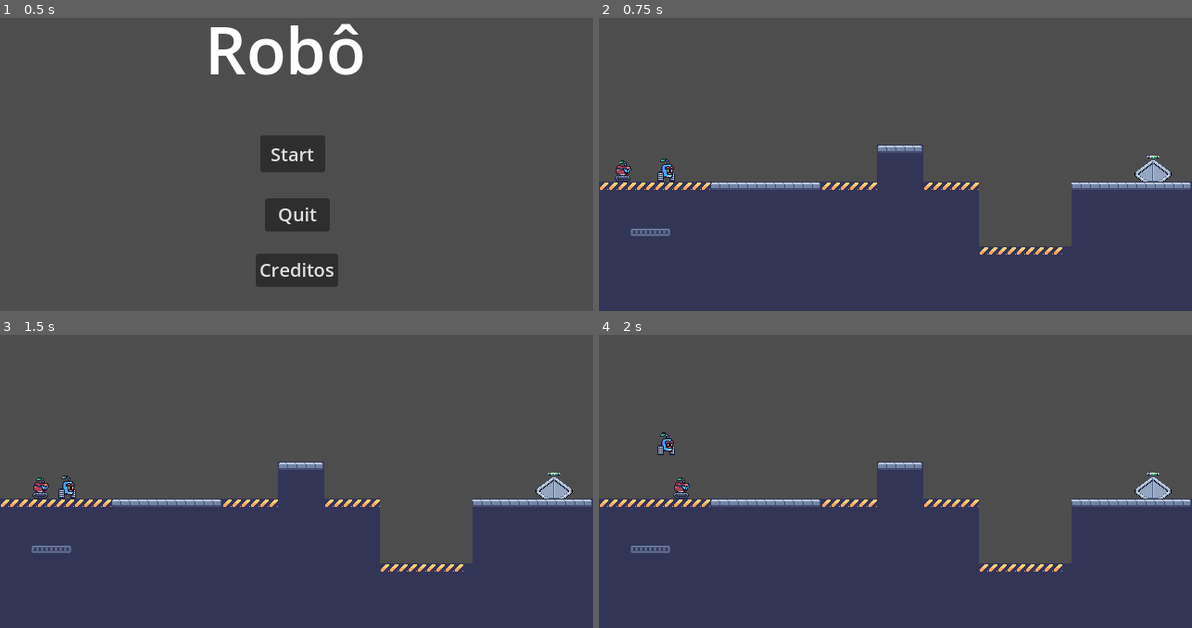
Above: before the commit, frames 1-4 (two rows, left to right).
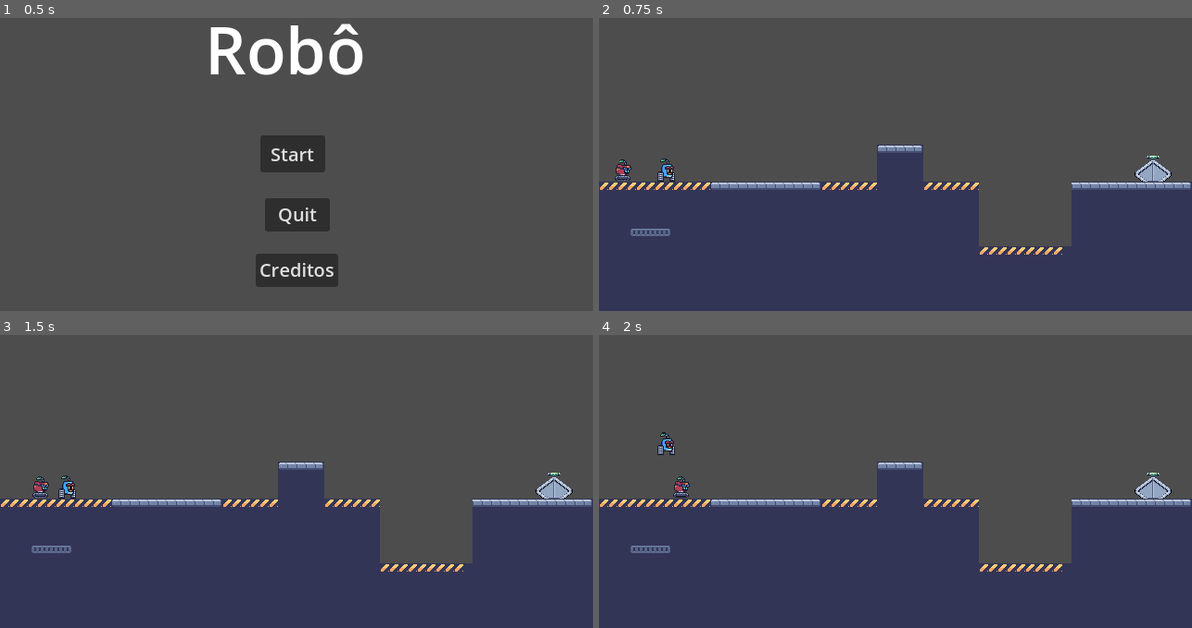
Above: after the commit, the same moments.

Repository: gdp-ufrj/Nut-Bolt
Game: Godot game, scene res://Cenas/UI/menu.tscn
The game is run twice, just before and just after one commit, with the same random seed, the same clock (stepped at 60 frames per second) and the same inputs.
Inputs:
- Up to frame 1 (0.5 s): no input
- Up to frame 2 (0.75 s): click "Start" at 0.5 s
- Up to frame 3 (1.5 s): tap Enter at 1.25 s; hold D (ui_right_WASD) from 1.28 s (still down); tap E (interagir) at 1.35 s
- Up to frame 4 (2 s): keep holding D (ui_right_WASD); tap Up (ui_up) at 1.52, 1.55, 1.82 s

Frame 1 is identical in both runs. In frame 2, less than 0.1% of the frame differs, in the area x 2-6%, y 48-56%; in frame 3, less than 0.1%; in frame 4, less than 0.1%, in the area x 12-16%, y 48-56%.

Commit message:
sons gruda

Diff:
--- a/plataform-2d-godot/Cenas/Entes/player_2.tscn
+++ b/plataform-2d-godot/Cenas/Entes/player_2.tscn
@@ -1,11 +1,14 @@
-[gd_scene load_steps=7 format=3 uid="uid://cj3qbb7deufpm"]
+[gd_scene load_steps=10 format=3 uid="uid://cj3qbb7deufpm"]
 
 [ext_resource type="Script" uid="uid://dlj1o3gjokaje" path="res://Scripts/Entes/player_2.gd" id="1_45ong"]
 [ext_resource type="Texture2D" uid="uid://dfd8h7jlajwpf" path="res://Sprites/Quadradofinal.png" id="2_63q1r"]
 [ext_resource type="AudioStream" uid="uid://bgfu62semaerl" path="res://Audio/placeholder/Low_Connection_Warning.mp3" id="3_2trpg"]
+[ext_resource type="AudioStream" uid="uid://bynnu7cuqxlfx" path="res://Audio/Gruda/sfx_roda_robo_1_loop_demo.mp3" id="4_5iqsw"]
+[ext_resource type="AudioStream" uid="uid://bk00qda42equ0" path="res://Audio/Gruda/sfx_desacoplar_robo_1_demo.mp3" id="4_l2cw4"]
+[ext_resource type="AudioStream" uid="uid://bw610yrfev0tw" path="res://Audio/Gruda/sfx_pouso_robo_1_demo.mp3" id="5_80kl4"]
 
-[sub_resource type="RectangleShape2D" id="RectangleShape2D_63q1r"]
-size = Vector2(18, 23)
+[sub_resource type="CircleShape2D" id="CircleShape2D_2trpg"]
+radius = 12.0
 
 [sub_resource type="RectangleShape2D" id="RectangleShape2D_45ong"]
 size = Vector2(43, 38)
@@ -26,7 +29,7 @@
 
 [node name="CollisionShape2D" type="CollisionShape2D" parent="."]
 visibility_layer = 2
-shape = SubResource("RectangleShape2D_63q1r")
+shape = SubResource("CircleShape2D_2trpg")
 
 [node name="AREA PARA MOVE" type="Area2D" parent="."]
 metadata/_edit_lock_ = true
@@ -54,6 +57,17 @@
 [node name="aviso_conexao" type="AudioStreamPlayer" parent="."]
 stream = ExtResource("3_2trpg")
 
+[node name="audio_desacoplar" type="AudioStreamPlayer" parent="."]
+stream = ExtResource("4_l2cw4")
+
+[node name="audio_pouso" type="AudioStreamPlayer" parent="."]
+stream = ExtResource("5_80kl4")
+
+[node name="audio_andar" type="AudioStreamPlayer" parent="."]
+stream = ExtResource("4_5iqsw")
+volume_db = -10.0
+parameters/looping = true
+
 [connection signal="body_entered" from="AREA PARA MOVE" to="." method="_on_area_2d_body_entered"]
 [connection signal="body_exited" from="AREA PARA MOVE" to="." method="_on_area_2d_body_exited"]
 [connection signal="area_entered" from="zona_conexao_2" to="." method="_on_zona_conexao_2_area_entered"]
--- a/plataform-2d-godot/Cenas/Niveis/tutorial_3.tscn
+++ b/plataform-2d-godot/Cenas/Niveis/tutorial_3.tscn
@@ -50,29 +50,11 @@
 sources/0 = SubResource("TileSetAtlasSource_tsd38")
 
 [sub_resource type="RectangleShape2D" id="RectangleShape2D_qhx57"]
-size = Vector2(100, 90)
 size = Vector2(100, 140)
-
-[sub_resource type="RectangleShape2D" id="RectangleShape2D_h5va6"]
-size = Vector2(90, 142)
-
-[sub_resource type="RectangleShape2D" id="RectangleShape2D_tsd38"]
-size = Vector2(188, 59)
-
-[sub_resource type="RectangleShape2D" id="RectangleShape2D_tu5f7"]
-size = Vector2(111, 100)
 
 [sub_resource type="RectangleShape2D" id="RectangleShape2D_h5va6"]
 size = Vector2(70, 30)
 
-[sub_resource type="RectangleShape2D" id="RectangleShape2D_v5wfe"]
-size = Vector2(190, 60)
-
-[sub_resource type="RectangleShape2D" id="RectangleShape2D_8urag"]
-size = Vector2(110, 100)
-
-[sub_resource type="RectangleShape2D" id="RectangleShape2D_drhsi"]
-size = Vector2(40, 160)
 [sub_resource type="RectangleShape2D" id="RectangleShape2D_1tugt"]
 size = Vector2(49, 161)
 
@@ -115,25 +97,14 @@
 position = Vector2(25, -25)
 shape = SubResource("RectangleShape2D_h5va6")
 
-[node name="Parte de cima" type="StaticBody2D" parent="Chão/Chao"]
-position = Vector2(515, 73)
-collision_layer = 3
-collision_mask = 3
-metadata/_edit_group_ = true
-
-[node name="CollisionShape2D" type="CollisionShape2D" parent="Chão/Chao/Parte de cima"]
-position = Vector2(-10, -2.5)
-shape = SubResource("RectangleShape2D_tsd38")
-
-[node name="Parte de cima morrinho" type="StaticBody2D" parent="Chão/Chao"]
+[node name="Parte de cima morrinho" type="StaticBody2D" parent="Chão/Chao" groups=["limites"]]
 position = Vector2(354, 43)
 collision_layer = 3
 collision_mask = 3
 metadata/_edit_group_ = true
 
-[node name="CollisionShape2D" type="CollisionShape2D" parent="Chão/Chao/Parte de cima morrinho"]
-position = Vector2(0.5, 8)
-shape = SubResource("RectangleShape2D_tu5f7")
+[node name="CollisionPolygon2D" type="CollisionPolygon2D" parent="Chão/Chao/Parte de cima morrinho" groups=["limites"]]
+polygon = PackedVector2Array(-54, -43, 56, -43, 56, -3, 246, -3, 246, 57, -54, 57)
 
 [node name="Parede de cima" type="StaticBody2D" parent="Chão/Chao"]
 position = Vector2(625, 4)
@@ -142,8 +113,6 @@
 metadata/_edit_group_ = true
 
 [node name="CollisionShape2D" type="CollisionShape2D" parent="Chão/Chao/Parede de cima"]
-position = Vector2(-5, 16)
-shape = SubResource("RectangleShape2D_drhsi")
 position = Vector2(-0.5, 15.5)
 shape = SubResource("RectangleShape2D_1tugt")
 
@@ -160,7 +129,6 @@
 position = Vector2(560, 40)
 
 [node name="player_2_spawn" type="Marker2D" parent="."]
-position = Vector2(560, 90)
 position = Vector2(562, 78)
 
 [node name="player_1_spawn" type="Marker2D" parent="."]
--- a/plataform-2d-godot/Scripts/Entes/player_2.gd
+++ b/plataform-2d-godot/Scripts/Entes/player_2.gd
@@ -8,10 +8,18 @@
 var colidiu_com_limites = false
 var pode_grudar = true
 var gravity = ProjectSettings.get_setting("physics/2d/default_gravity")
+var desacoplou = false
 
 #region physics process
 func _physics_process(delta: float) -> void:
 	var direction = Input.get_axis("ui_left_WASD", "ui_right_WASD")
+
+	# SOM DE ANDAR
+	if Input.is_action_pressed("ui_left_WASD") or Input.is_action_pressed("ui_right_WASD") or Input.is_action_pressed("ui_up_WASD") and is_on_floor():
+		if not $audio_andar.is_playing():
+			$audio_andar.play()
+	else:
+		$audio_andar.stop()
 
 	if not is_on_floor():
 		velocity.y += gravity * delta
@@ -47,6 +55,9 @@
 
 	if colidiu_com_limites and is_on_floor():
 		pode_grudar = true
+		if desacoplou:
+			$audio_pouso.play()
+			desacoplou = false
 
 	if direction:
 		velocity.x = direction * SPEED
@@ -67,6 +78,8 @@
 	if body.is_in_group('limites'):
 		colidiu_com_limites = false
 		pode_grudar = false
+		$audio_desacoplar.play()
+		desacoplou = true
 		gravity = ProjectSettings.get_setting("physics/2d/default_gravity")
 
 #func _on_Timer_grude_timeout():
--- a/plataform-2d-godot/Scripts/Niveis/tutorial_2.gd
+++ b/plataform-2d-godot/Scripts/Niveis/tutorial_2.gd
@@ -7,7 +7,6 @@
 
 func _process(_delta: float) -> void:
 	if pode_interagir and Input.is_action_just_pressed("interagir"):
-		print("interagiu")
 		$plataforma/AnimationPlayer.play("move")
 		$Botao/Label.visible = false
 		botao_foi_ativado = true
--- a/plataform-2d-godot/project.godot
+++ b/plataform-2d-godot/project.godot
@@ -30,6 +30,10 @@
 "res://Scripts/": "yellow",
 "res://Sprites/": "purple"
 }
+
+[global_group]
+
+limites=""
 
 [input]
 
Not shown, added: plataform-2d-godot/Audio/Gruda/sfx_desacoplar_robo_1_demo.mp3.import
Not shown, added: plataform-2d-godot/Audio/Gruda/sfx_pouso_robo_1_demo.mp3.import
Not shown, added: plataform-2d-godot/Audio/Gruda/sfx_roda_robo_1_loop_demo.mp3.import
Not shown, added: plataform-2d-godot/Audio/placeholder/sfx_roda_robo_1_loop_demo (1) (mp3cut.net) (2).mp3.import
Not shown: 2 places in plataform-2d-godot/Cenas/Niveis/tutorial_3.tscn that only renumber resources
Not shown, added: plataform-2d-godot/Audio/Gruda/sfx_desacoplar_robo_1_demo.mp3
Not shown, added: plataform-2d-godot/Audio/Gruda/sfx_pouso_robo_1_demo.mp3
Not shown, added: plataform-2d-godot/Audio/Gruda/sfx_roda_robo_1_loop_demo.mp3
Not shown, added: plataform-2d-godot/Audio/placeholder/sfx_roda_robo_1_loop_demo (1) (mp3cut.net) (2).mp3
